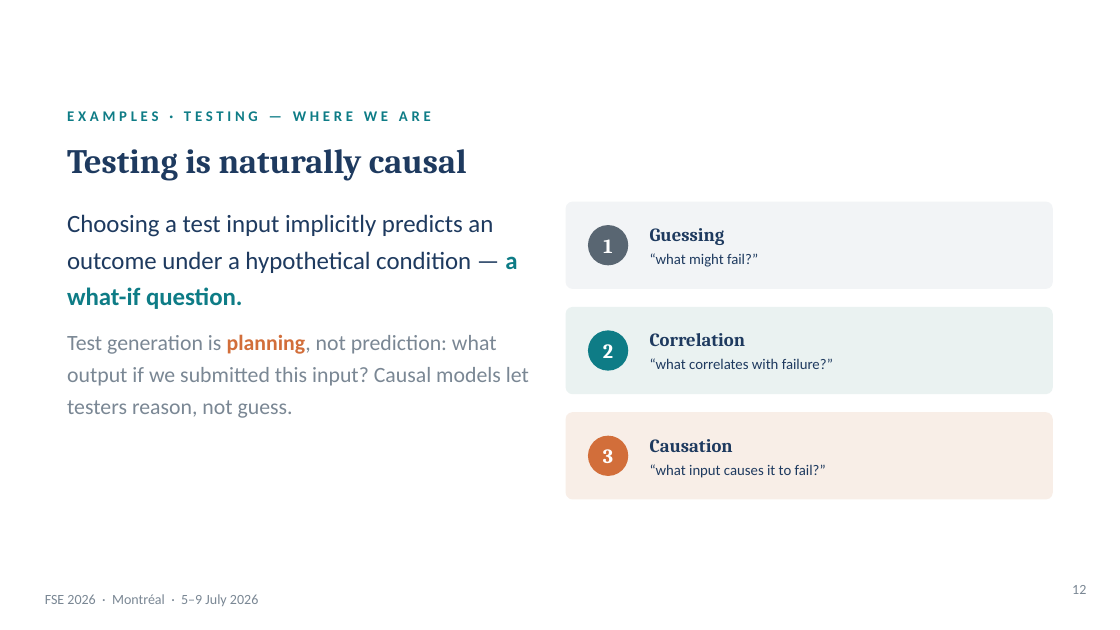
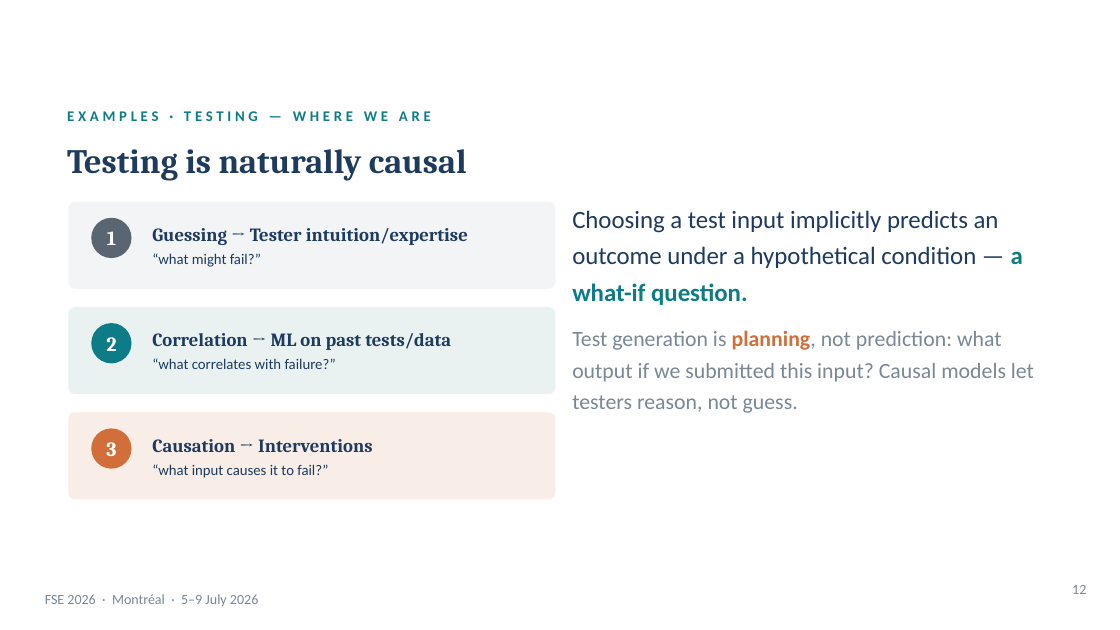
Before and after one commit to martinheyn/CI4SE_Tutorial, a slide deck: slide 12 of slides/Part 1 Causal Modelling_intro_testing_RCA.pptx. Drawn at 1120x630 pixels with LibreOffice and Linux fonts; fonts in the diff are those of the drawing; background and template pictures are left out. Boxes give left, top, right and bottom in pixels: in the first picture for what was removed or moved away, otherwise in the second. Text is boxed around its words. In the diff, an @@ line names an element or a change of style, - is before the commit and + after.

```diff
--- a/slides/Part 1 Causal Modelling_intro_testing_RCA.pptx
+++ b/slides/Part 1 Causal Modelling_intro_testing_RCA.pptx
@@ text "Choosing a test input implicitly ...": place and size @@
-text "Choosing a test input implicitly ..." at [67, 214, 529, 418]
+text "Choosing a test input implicitly ..." at [572, 210, 1034, 413]
@@ text at [152, 228, 468, 245]: text changed @@
-Guessing
+Guessing → Tester intuition/expertise
@@ text "Guessing → Tester intuition/expertise": place and size @@
-text "Guessing → Tester intuition/expertise" at [650, 228, 758, 267]
+text "Guessing → Tester intuition/expertise" at [152, 228, 468, 267]
@@ text "Correlation → ML on past ...": place and size @@
-text "Correlation → ML on past ..." at [650, 333, 833, 369]
+text "Correlation → ML on past ..." at [152, 333, 451, 369]
@@ text at [152, 333, 451, 350]: text changed @@
-Correlation
+Correlation → ML on past tests/data
@@ 3 rounded rectangles: place and size @@
-3 rounded rectangles at [566, 202, 1053, 500]
+3 rounded rectangles at [68, 202, 556, 500]
@@ 3 ellipses: place and size @@
-3 ellipses at [588, 225, 628, 476]
+3 ellipses at [91, 218, 131, 469]
@@ text at [152, 439, 372, 452]: text changed @@
-Causation
+Causation → Interventions
@@ text "Causation → Interventions": place and size @@
-text "Causation → Interventions" at [650, 439, 826, 478]
+text "Causation → Interventions" at [152, 439, 372, 478]
```
Also in this commit, not shown: 18 other slides changed, 5 slides added, 12 slides removed, 2 other files.
